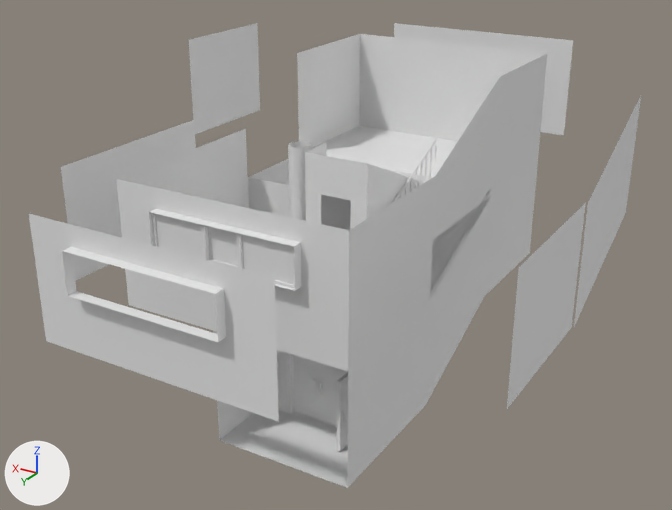
The FBX model TwoWeeks/Assets/Levels/Entrance/Import/Entrance.fbx: old version first, new version second.
The view is the same before and after, from a 50 mm camera at (-11.1, 19.5, 15.2) aimed at (2.8, -3.7, 3.6). Arrows for +X, +Y and +Z are at lower left; the lights stay in place. The older version comes first. Objects named as collision shapes, trigger or cutter boxes, shadow casters or lower levels of detail are left out. Where no turn or scale is listed for an object, it has been applied to the vertices.

Objects in the first picture: 'Padik_Deck_1_Base', 'Padik_Deck_1_Walls', 'Padik_Deck_1_Walls_BaseDoor', 'Padik_Deck_1_Walls_BaseDoor_Frame', 'Padik_Deck_Elevator', 'Padik_Deck_Last_End', 'Padik_Deck_Walls', 'Padik_Deck_Walls_Window_Glass', 'Padik_SepWalls_1', 'Padik_SepWalls_2', 'Padik_SepWalls_3', 'Padik_SepWalls_4', 'Padik_SepWalls_5', 'Padik_SepWalls_Window' and 11 more.
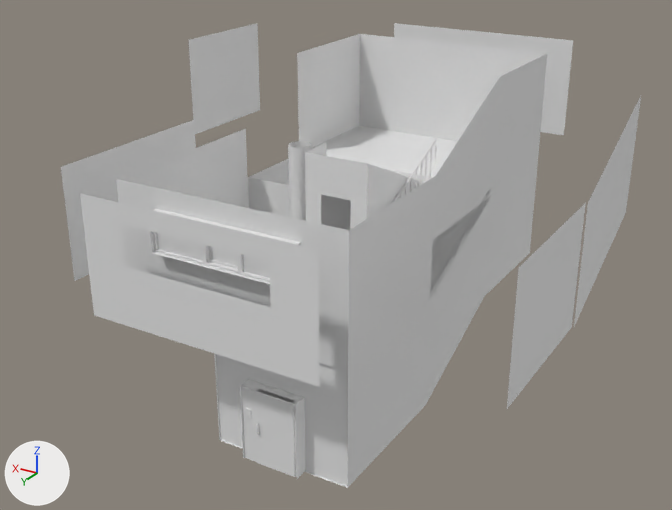
What differs and where, as boxes [x1, y1, x2, y2] in the pictures (672 x 510 px; the box of a moved part takes in the faces that stretch with it):
'Padik_SepWalls_Window', deleted: before [29, 214, 279, 422]
'Padik_SepWalls_Window.001', added: after [80, 193, 320, 387]
'Padik_Deck_1_Walls_Door_Frame_Exit', added: after [216, 354, 348, 486]
'Padik_Deck_1_Walls_BaseDoor', moved: before [318, 363, 348, 426]; after [254, 390, 295, 477]
'Padik_Deck_1_Walls_BaseDoor_Frame', reshaped, moved: before [293, 355, 319, 419]; after [241, 387, 297, 477]
part 1 of me_padik_deck_1_walls_basedoor_frame, moved or reshaped (not visible before): after [294, 405, 297, 477]
part 2 of me_padik_deck_1_walls_basedoor_frame, moved or reshaped: before [293, 355, 319, 419]; after [241, 387, 257, 462]
part 3 of me_padik_deck_1_walls_basedoor_frame, moved or reshaped: before [311, 378, 316, 387]; after [246, 408, 251, 418]
'Padik_Deck_1_Base', unchanged, covered by the edit: before [213, 331, 348, 488]; after [214, 354, 348, 488]
'Padik_Deck_Walls_Window_Glass', unchanged, covered by the edit: before [155, 215, 294, 285]; after [157, 233, 270, 278]

Edits to the bpy script that builds the scene:
```text
Change me_padik_deck_1_walls_basedoor_frame:
    used by ob_padik_deck_1_walls_basedoor_frame; location = (-1.0, -0.02, 0.0)
    remove me_padik_deck_1_walls_basedoor_frame.from_pydata(...)  # 32 vertices, 16 faces; spans x 0.98..3.22, y -0.22..-0.09, z 0.0..2.3
    add me_padik_deck_1_walls_basedoor_frame.from_pydata(...)  # 32 vertices, 16 faces; spans x 0.0..1.77, y -0.1..0.03, z 0.0..2.3
    me_padik_deck_1_walls_basedoor_frame part 1: the loose piece of 8 vertices spanning x 0.98..1.08, y -0.18..-0.12, z 0.0..2.3 is moved by (-0.98, 0.12, 0.0)
    me_padik_deck_1_walls_basedoor_frame part 2: the loose piece of 8 vertices spanning x 2.21..3.22, y -0.18..-0.12, z 0.0..2.3 is scaled about its middle by (0.535, 1, 1), then moved by (-1.22, 0.12, 0.0)
    me_padik_deck_1_walls_basedoor_frame part 3: the loose piece of 8 vertices spanning x 2.39..2.55, y -0.12..-0.09, z 1.12..1.37 is moved by (-0.92, 0.12, 0.27)
    other edits to the shape of me_padik_deck_1_walls_basedoor_frame do not show in these pictures
Add me_padik_sepwalls_window_001:
    me_padik_sepwalls_window_001.from_pydata([(0.0, 0.0, 0.0), (0.0, 0.0, 3.5), (7.2, 0.0, 0.0), (7.2, 0.0, 3.5), (1.34, 0.0, 1.75), (1.34, 0.0, 2.91), (5.86, 0.0, 1.75), (5.86, 0.0, 2.91)], [], [(4, 0, 2, 6), (1, 5, 7, 3), (1, 0, 4, 5), (7, 6, 2, 3)])
Add me_padik_deck_1_walls_door_frame_exit:
    me_padik_deck_1_walls_door_frame_exit.from_pydata([(1.34, 0.12, 0.0), (1.34, 0.12, 2.3), (2.1, 0.12, 2.3), (3.11, 0.12, 0.0), (3.11, 0.12, 2.3), (0.0, -0.3, 0.0), (0.0, -0.3, 3.5), (1.34, -0.3, 0.0), (1.34, -0.3, 2.3), (2.1, -0.3, 3.5), (2.1, -0.3, 2.3), (4.2, -0.3, 0.0), (4.2, -0.3, 3.5), (3.11, -0.3, 0.0), (3.11, -0.3, 2.3)], [], [(4, 14, 10, 2), (1, 8, 7, 0), (3, 13, 14, 4), (6, 5, 7, 8), (8, 10, 9, 6), (12, 14, 13, 11), (14, 12, 9, 10), (2, 10, 8, 1)])
Remove ob_padik_sepwalls_window:
    ob_padik_sepwalls_window = bpy.data.objects.new('Padik_SepWalls_Window', me_padik_sepwalls_window)
    ob_padik_sepwalls_window.location = (-1.0, 5.19, 3.75)
Change ob_padik_deck_1_walls_basedoor_frame:
    ob_padik_deck_1_walls_basedoor_frame.location: (-1.0, -0.02, 0.0) -> (0.34, 2.45, 0.0)
Change ob_padik_deck_1_walls_basedoor:
    ob_padik_deck_1_walls_basedoor.location: (0.08, -0.14, 1.15) -> (0.44, 2.45, 1.15)
Add ob_padik_sepwalls_window_001:
    ob_padik_sepwalls_window_001 = bpy.data.objects.new('Padik_SepWalls_Window.001', me_padik_sepwalls_window_001)
    ob_padik_sepwalls_window_001.location = (-1.0, 3.48, 3.75)
Add ob_padik_deck_1_walls_door_frame_exit:
    ob_padik_deck_1_walls_door_frame_exit = bpy.data.objects.new('Padik_Deck_1_Walls_Door_Frame_Exit', me_padik_deck_1_walls_door_frame_exit)
    ob_padik_deck_1_walls_door_frame_exit.location = (-1.0, 2.4, 0.0)
```
